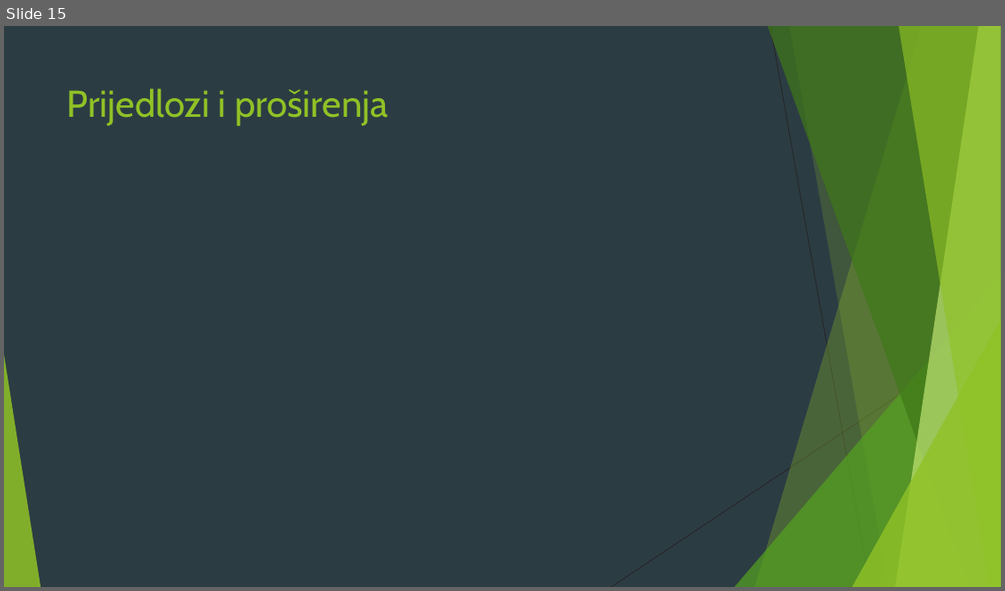
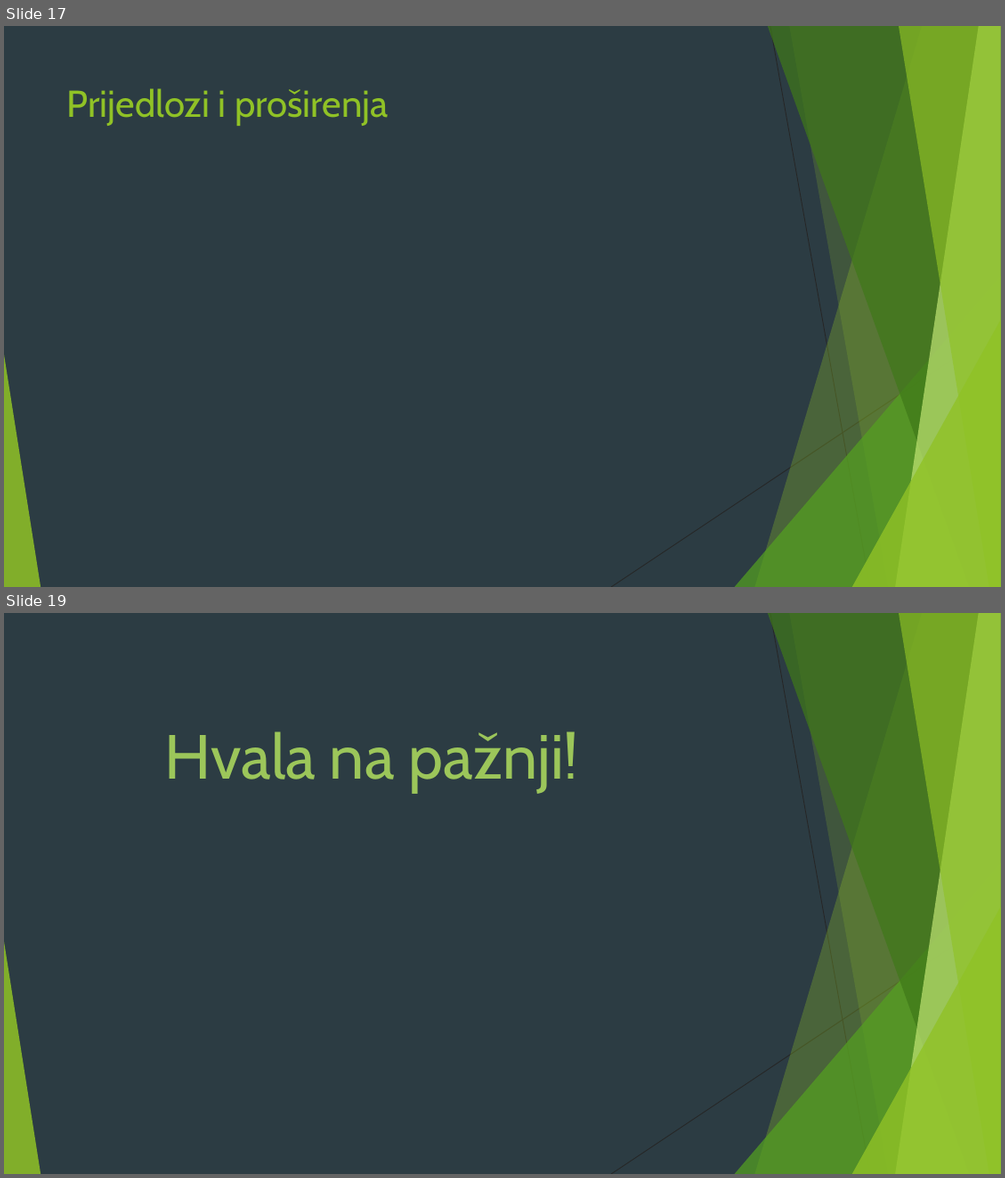
Before and after one commit to dejansimic00/ISZ_DT, a slide deck: EKamp.pptx. Shown one above the other, each under a label of ours: slide 15 before the commit, slides 17 and 19 after it; the slides between them are not shown. The pictures are 1005x591 and 1005x1178 pixels, drawn with LibreOffice and Linux fonts; fonts in the diff are those of the drawing. Boxes give left, top, right and bottom in pixels: in the first picture for what was removed or moved away, otherwise in the second. Text is boxed around its words. In the diff, an @@ line names an element or a change of style, - is before the commit and + after.

```diff
--- a/EKamp.pptx
+++ b/EKamp.pptx
@@ slide 19 added at bbox=[4, 613, 1001, 1174], background #2C3C43; not listed: 10 template elements that a slide beside it also shows @@
@@ text added at bbox=[165, 731, 578, 793], 60 pt, text #9CC65A @@
+Hvala na pažnji!
@@ what was slide 15 is now slide 17 @@
```
Also in this commit, not shown: 12 slides changed, 3 other slides added.
